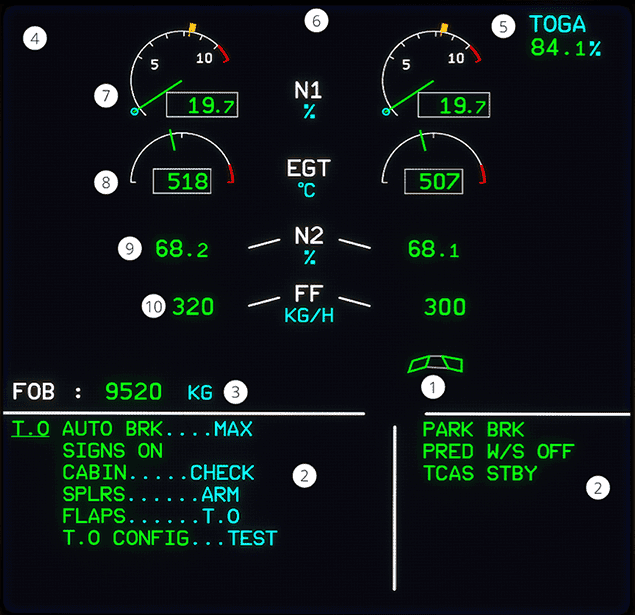
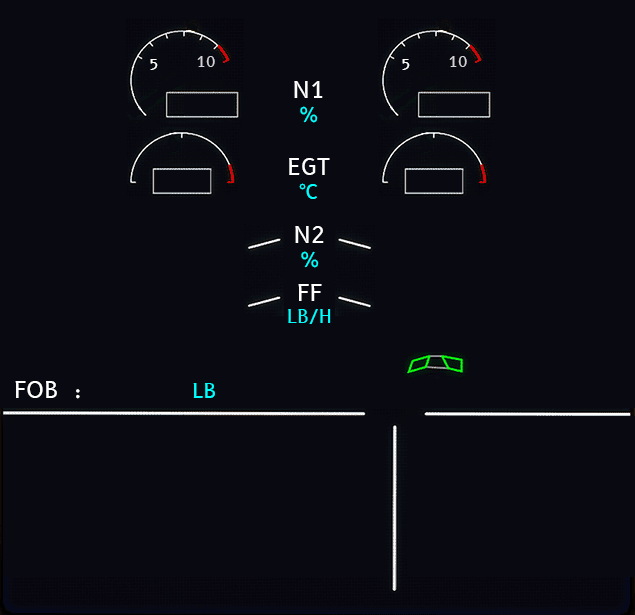
Two versions of the same layered image (635 x 615). Layer-by-layer changes:
removed layer "Layer 1" over [0, 0, 635, 577]
added group "GECFM" with 9 layers above "FOB : LB" over [126, 18, 496, 324]
added layer "n1box copy 3" in group "GECFM" over [126, 18, 496, 124]
added layer "N1 %" (3rd of 3, in "GECFM") in group "GECFM" over [294, 81, 323, 123]
added layer "EGTbox copy 3" in group "GECFM" over [155, 127, 491, 197]
added layer "EGT °C" in group "GECFM" over [289, 158, 330, 199]
added group "cfmn2ff" with 4 layers in group "GECFM" over [244, 224, 376, 324]
added layer "N2 %" (3rd of 3, in "GECFM" › "cfmn2ff") in group "cfmn2ff" over [295, 226, 324, 268]
added layer "FF LB/H" (5th of 5, in "GECFM" › "cfmn2ff") in group "cfmn2ff" over [288, 284, 331, 324]
added layer "cfmn2ffhand" in group "cfmn2ff" over [284, 224, 335, 316]
added layer "FOB : LB" above "flap" over [15, 381, 215, 399]
added layer "flap" above "bgcover" over [415, 372, 462, 379]
added layer "bgcover" above "Background" over [0, 0, 635, 577]
painted on "Background" over [0, 0, 635, 577]
